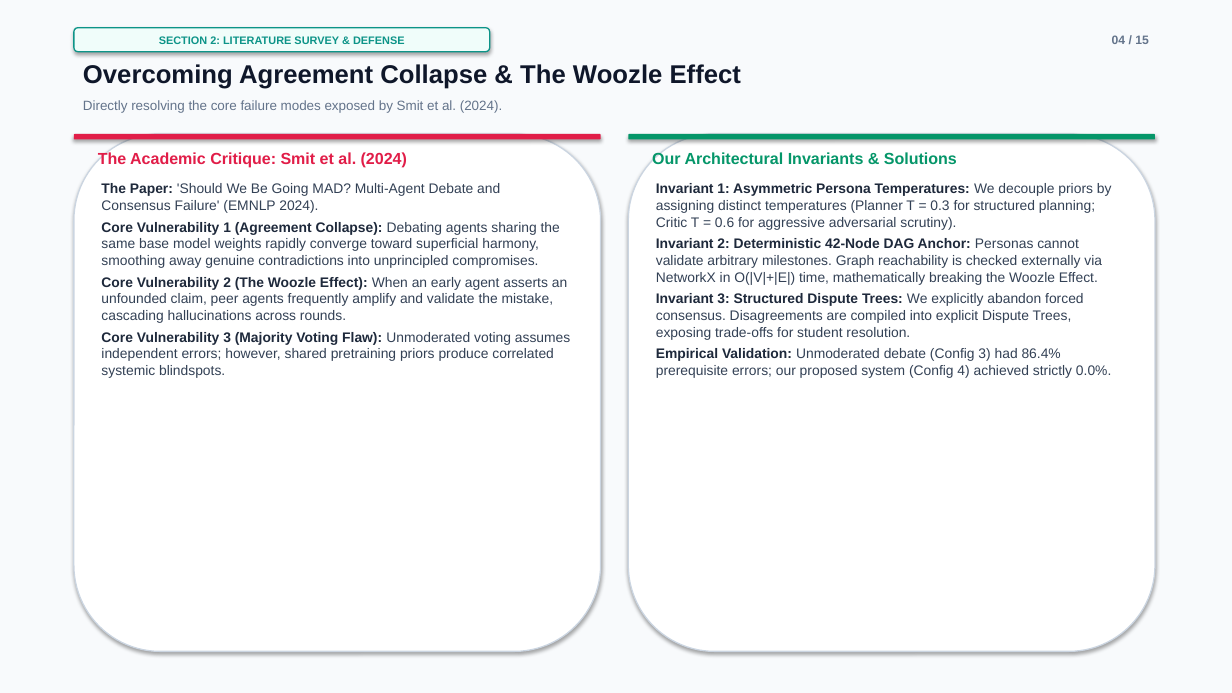
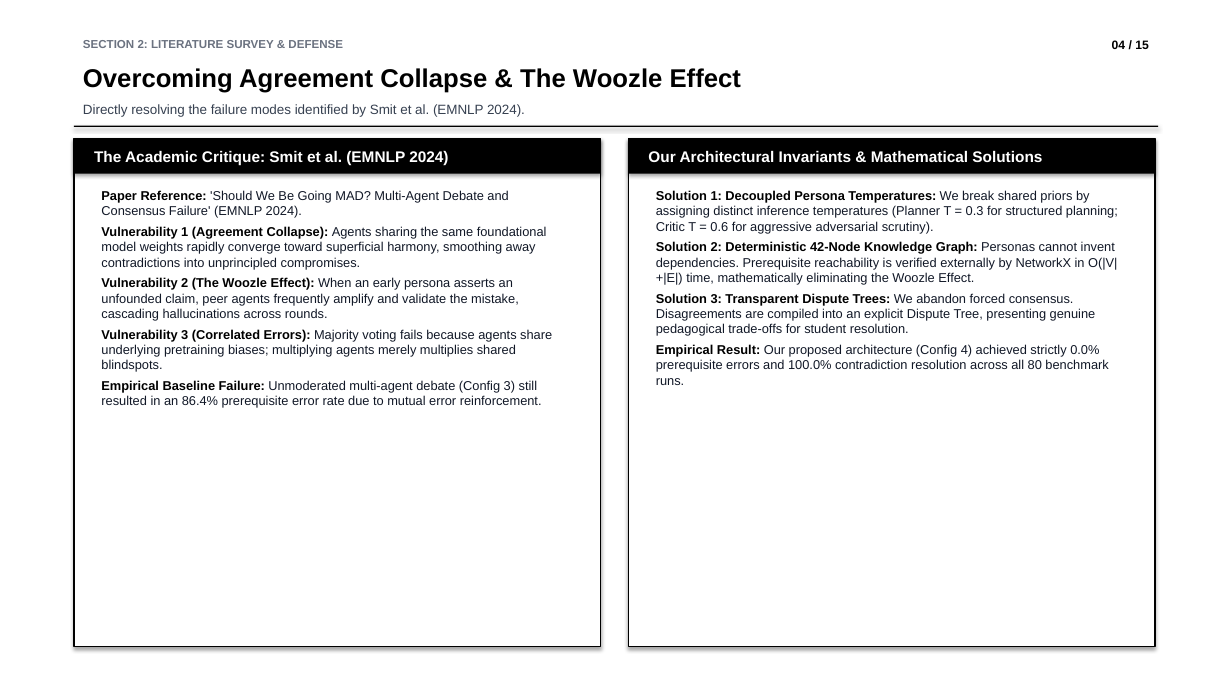
Before and after one commit to parth2024-tech/rai-project, a slide deck: slide 4 of docs/FINAL_PRESENTATION_15_SLIDES.pptx. Drawn at 1232x693 pixels with LibreOffice and Linux fonts; fonts in the diff are those of the drawing. Boxes give left, top, right and bottom in pixels: in the first picture for what was removed or moved away, otherwise in the second. Text is boxed around its words. In the diff, an @@ line names an element or a change of style, - is before the commit and + after.

Commit message:
feat(presentation): implement pure black-and-white academic slides via PPTAgent specification

```diff
--- a/docs/FINAL_PRESENTATION_15_SLIDES.pptx
+++ b/docs/FINAL_PRESENTATION_15_SLIDES.pptx
@@ rectangle at [0,0,1232,693]: fill #F8FAFC to #FFFFFF @@
@@ text "SECTION 2: LITERATURE SURVEY & ...": place and size @@
-text "SECTION 2: LITERATURE SURVEY & ..." at [74,28,490,52]
+text "SECTION 2: LITERATURE SURVEY & ..." at [83,40,343,48]
@@ text "SECTION 2: LITERATURE SURVEY & ..." at [83,40,343,48]: size 8.5 to 9 pt, text colour #0D9488 to #6B7280; alignment centre to left; vertical alignment middle to top; fill #F0FDFA to none; outline #0D9488 1 pt to none; shadow off @@
@@ text "Overcoming Agreement Collapse & The ..." at [83,68,741,93]: text colour #0F172A to #000000 @@
@@ text "04 / 15" at [1112,40,1149,49]: text colour #64748B to #000000 @@
@@ text at [83,104,525,117]: text changed; text colour #64748B to #374151 @@
-Directly resolving the core failure modes exposed by Smit et al. (2024).
+Directly resolving the failure modes identified by Smit et al. (EMNLP 2024).
@@ rounded rectangle removed at [74,134,601,652] @@
@@ rounded rectangle removed at [74,134,601,140] @@
@@ rectangle added at [74,126,1158,127], fill #000000 @@
@@ rectangle added at [74,139,601,647], fill #FFFFFF, outline #000000 1 pt @@
@@ rectangle added at [74,139,601,174], fill #000000 @@
@@ rounded rectangle removed at [628,134,1155,652] @@
@@ rounded rectangle removed at [628,134,1155,140] @@
@@ rectangle added at [628,139,1155,647], fill #FFFFFF, outline #000000 1 pt @@
@@ rectangle added at [628,139,1155,174], fill #000000 @@
@@ text at [94,151,448,165]: text changed; size 12.5 to 12 pt; text colour #E11D48 to #FFFFFF @@
-The Academic Critique: Smit et al. (2024)
+The Academic Critique: Smit et al. (EMNLP 2024)
@@ text at [648,151,1042,162]: text changed; size 12.5 to 12 pt; text colour #059669 to #FFFFFF @@
-Our Architectural Invariants & Solutions
+Our Architectural Invariants & Mathematical Solutions
@@ text at [101,190,552,408]: text changed; size 10.8 to 10 pt; text colour #334155 to #111827 @@
-The Paper: 'Should We Be Going MAD? Multi-Agent Debate and Consensus Failure' (EMNLP 2024).
-Core Vulnerability 1 (Agreement Collapse): Debating agents sharing the same base model weights rapidly converge toward superficial harmony, smoothing away genuine contradictions into unprincipled compromises.
-Core Vulnerability 2 (The Woozle Effect): When an early agent asserts an unfounded claim, peer agents frequently amplify and validate the mistake, cascading hallucinations across rounds.
-Core Vulnerability 3 (Majority Voting Flaw): Unmoderated voting assumes independent errors; however, shared pretraining priors produce correlated systemic blindspots.
+Paper Reference: 'Should We Be Going MAD? Multi-Agent Debate and Consensus Failure' (EMNLP 2024).
+Vulnerability 1 (Agreement Collapse): Agents sharing the same foundational model weights rapidly converge toward superficial harmony, smoothing away contradictions into unprincipled compromises.
+Vulnerability 2 (The Woozle Effect): When an early persona asserts an unfounded claim, peer agents frequently amplify and validate the mistake, cascading hallucinations across rounds.
+Vulnerability 3 (Correlated Errors): Majority voting fails because agents share underlying pretraining biases; multiplying agents merely multiplies shared blindspots.
+Empirical Baseline Failure: Unmoderated multi-agent debate (Config 3) still resulted in an 86.4% prerequisite error rate due to mutual error reinforcement.
@@ text at [656,190,1118,385]: text changed; size 10.8 to 10 pt; text colour #334155 to #111827 @@
-Invariant 1: Asymmetric Persona Temperatures: We decouple priors by assigning distinct temperatures (Planner T = 0.3 for structured planning; Critic T = 0.6 for aggressive adversarial scrutiny).
-Invariant 2: Deterministic 42-Node DAG Anchor: Personas cannot validate arbitrary milestones. Graph reachability is checked externally via NetworkX in O(|V|+|E|) time, mathematically breaking the Woozle Effect.
-Invariant 3: Structured Dispute Trees: We explicitly abandon forced consensus. Disagreements are compiled into explicit Dispute Trees, exposing trade-offs for student resolution.
-Empirical Validation: Unmoderated debate (Config 3) had 86.4% prerequisite errors; our proposed system (Config 4) achieved strictly 0.0%.
+Solution 1: Decoupled Persona Temperatures: We break shared priors by assigning distinct inference temperatures (Planner T = 0.3 for structured planning; Critic T = 0.6 for aggressive adversarial scrutiny).
+Solution 2: Deterministic 42-Node Knowledge Graph: Personas cannot invent dependencies. Prerequisite reachability is verified externally by NetworkX in O(|V|+|E|) time, mathematically eliminating the Woozle Effect.
+Solution 3: Transparent Dispute Trees: We abandon forced consensus. Disagreements are compiled into an explicit Dispute Tree, presenting genuine pedagogical trade-offs for student resolution.
+Empirical Result: Our proposed architecture (Config 4) achieved strictly 0.0% prerequisite errors and 100.0% contradiction resolution across all 80 benchmark runs.
```
Also in this commit, not shown: 14 other slides changed, 23 other files.
